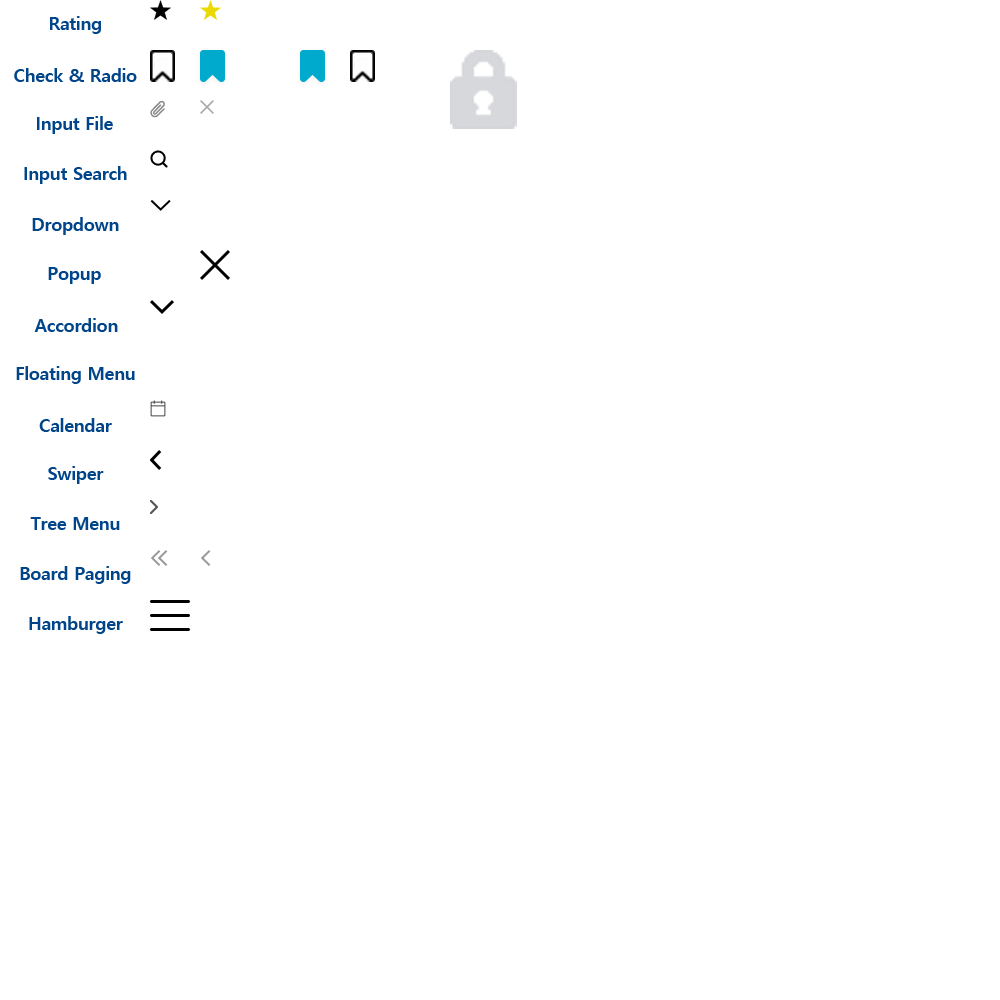
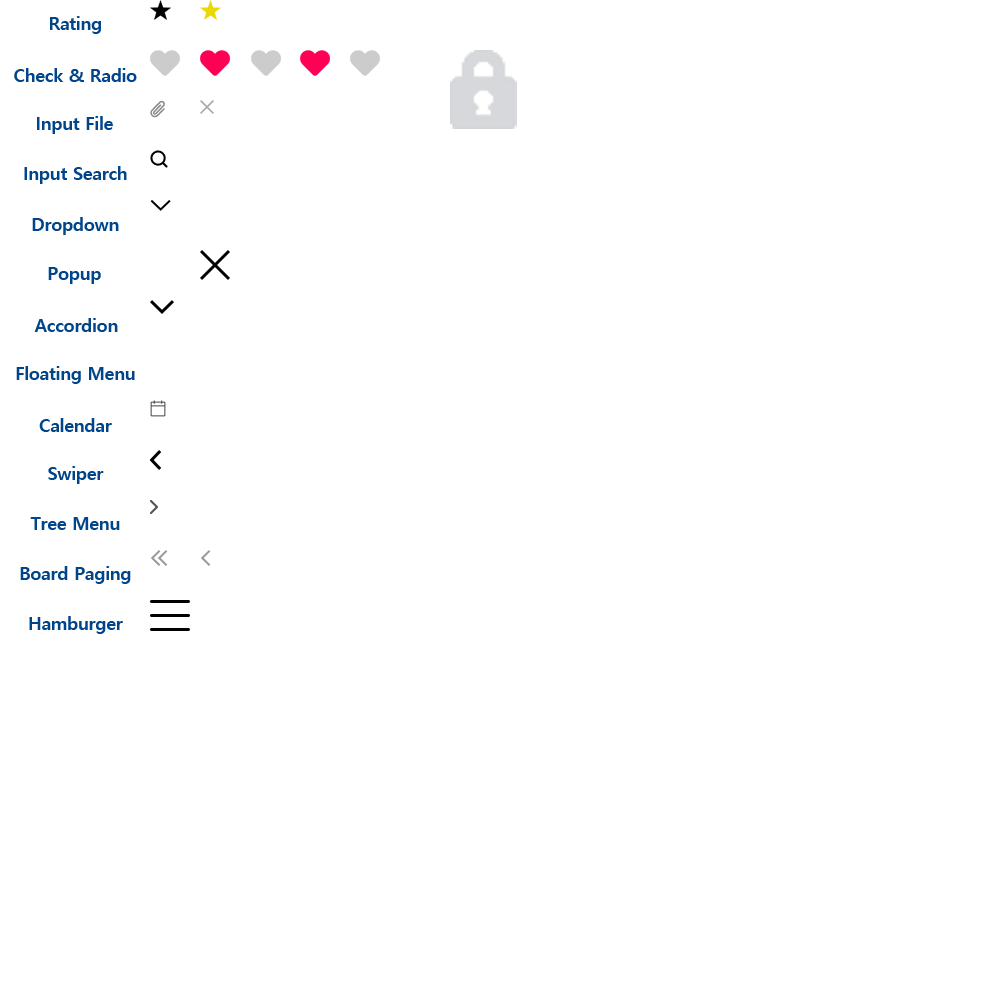
Layers edited between the first and the second 1000x1000 image:
renamed "레이어 30 복사" to "레이어 41", painted on it over [251, 50, 281, 76]
renamed "레이어 30" to "레이어 39", painted on it over [350, 50, 380, 82]
renamed "레이어 29" to "레이어 38", painted on it over [297, 49, 330, 86]
added layer "레이어 37" in group "Check & Radio" over [200, 50, 230, 76]
hid "레이어 28" over [197, 49, 229, 86]
renamed "레이어 15" to "레이어 40", painted on it over [150, 50, 180, 82]
